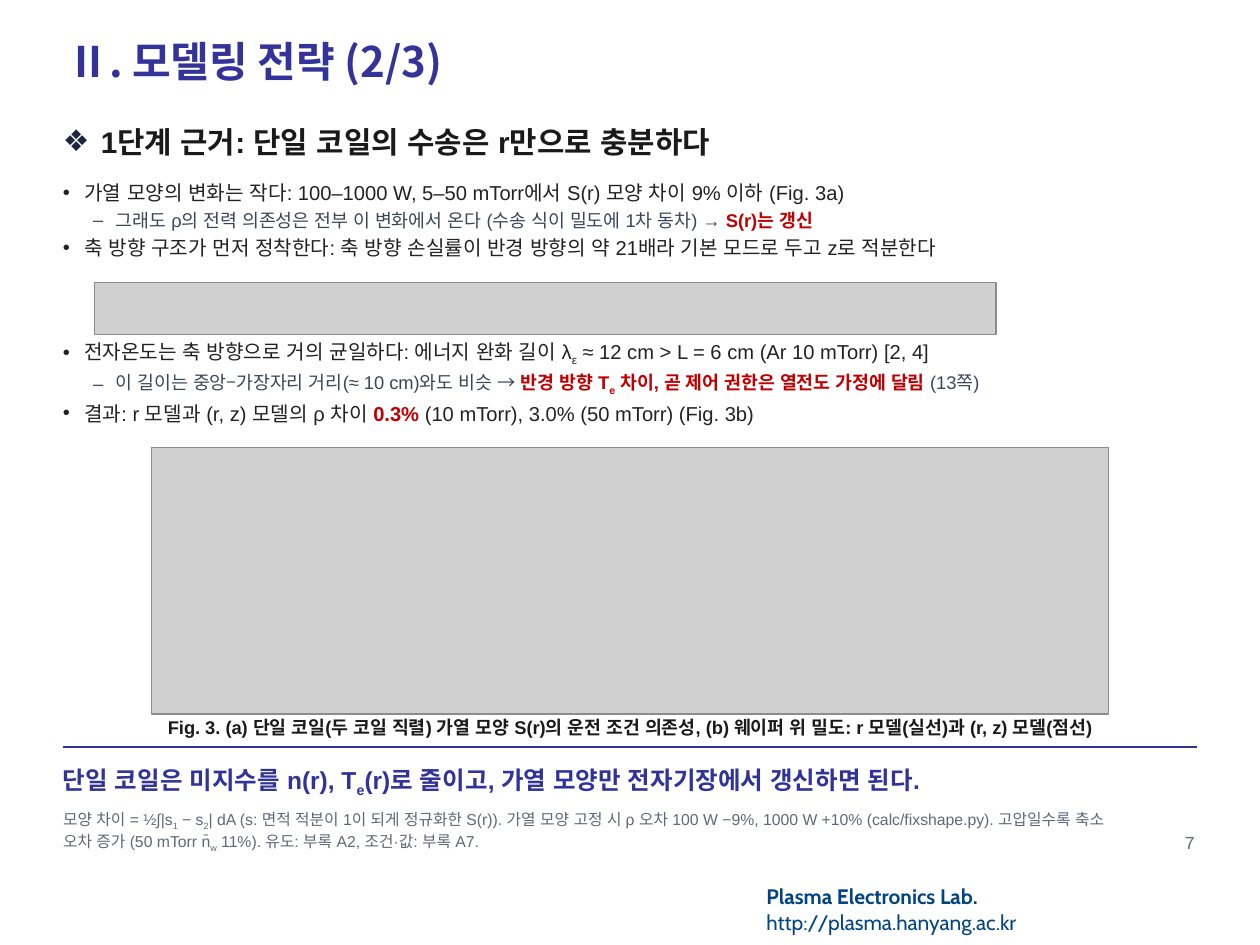
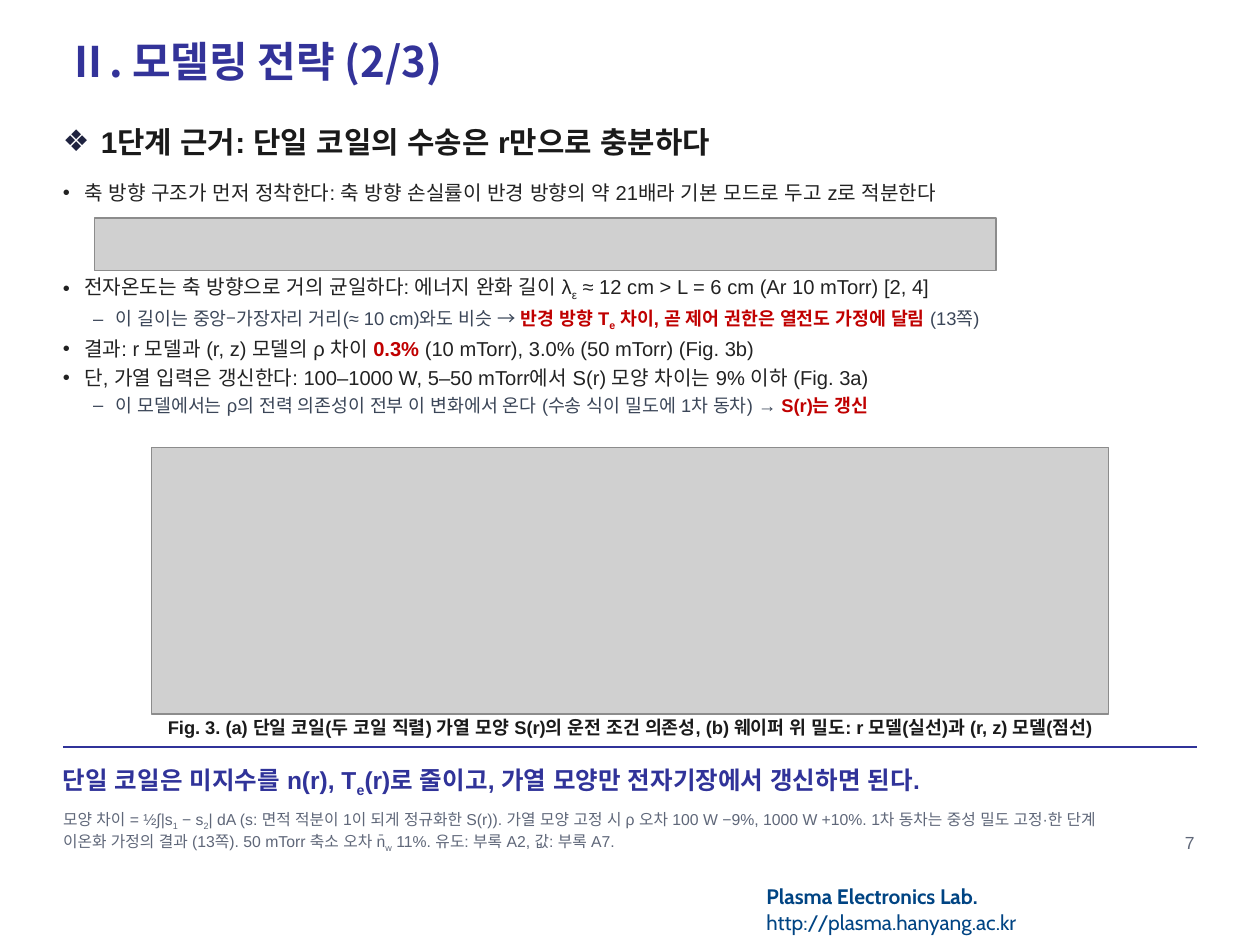
Before and after one commit to garlicjam-pyo/plasma, a slide deck: slide 7 of presentations/1차발표_피드백반영판.pptx. Drawn at 1260x945 pixels with LibreOffice and Linux fonts; fonts in the diff are those of the drawing; grey boxes stand for pictures; background and template pictures are left out. Boxes give left, top, right and bottom in pixels: in the first picture for what was removed or moved away, otherwise in the second. Text is boxed around its words. In the diff, an @@ line names an element or a change of style, - is before the commit and + after.

```diff
--- a/presentations/1차발표_피드백반영판.pptx
+++ b/presentations/1차발표_피드백반영판.pptx
@@ text at [84,183,844,231]: paragraphs removed @@
-• 가열 모양의 변화는 작다: 100–1000 W, 5–50 mTorr에서 S(r) 모양 차이 9% 이하 (Fig. 3a)
-– 그래도 ρ의 전력 의존성은 전부 이 변화에서 온다 (수송 식이 밀도에 1차 동차) → S(r)는 갱신
@@ picture: place and size @@
-picture at [94,282,997,335]
+picture at [94,218,997,271]
@@ text "전자온도는 축 방향으로 거의 균일하다: ...": place and size @@
-text "전자온도는 축 방향으로 거의 균일하다: ..." at [84,342,979,425]
+text "전자온도는 축 방향으로 거의 균일하다: ..." at [84,277,979,416]
@@ text at [84,368,869,416]: paragraphs added @@
+• 단, 가열 입력은 갱신한다: 100–1000 W, 5–50 mTorr에서 S(r) 모양 차이는 9% 이하 (Fig. 3a)
+– 이 모델에서는 ρ의 전력 의존성이 전부 이 변화에서 온다 (수송 식이 밀도에 1차 동차) → S(r)는 갱신
@@ text at [63,812,1096,851]: text changed @@
-모양 차이 = ½∫|s1 − s2| dA (s: 면적 적분이 1이 되게 정규화한 S(r)). 가열 모양 고정 시 ρ 오차 100 W −9%, 1000 W +10% (calc/fixshape.py). 고압일수록 축소 오차 증가 (50 mTorr n̄w 11%). 유도: 부록 A2, 조건·값: 부록 A7.
+모양 차이 = ½∫|s1 − s2| dA (s: 면적 적분이 1이 되게 정규화한 S(r)). 가열 모양 고정 시 ρ 오차 100 W −9%, 1000 W +10%. 1차 동차는 중성 밀도 고정·한 단계 이온화 가정의 결과 (13쪽). 50 mTorr 축소 오차 n̄w 11%. 유도: 부록 A2, 값: 부록 A7.
```
Also in this commit, not shown: 2 other slides changed, 6 other files.
